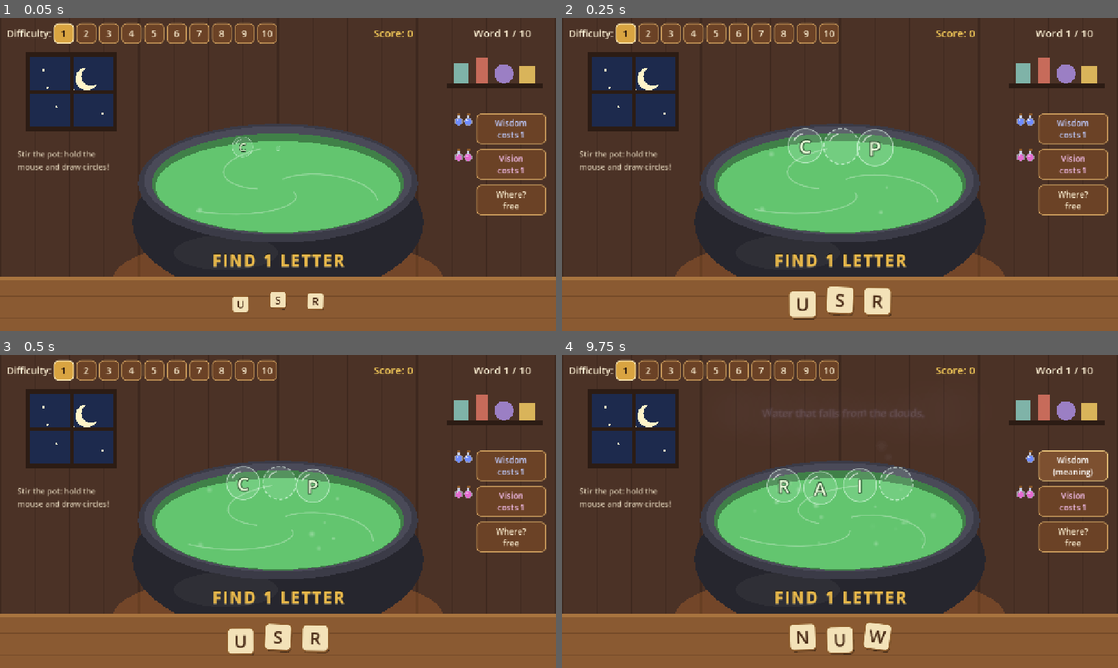
Above: before the commit, frames 1-4 (two rows, left to right).
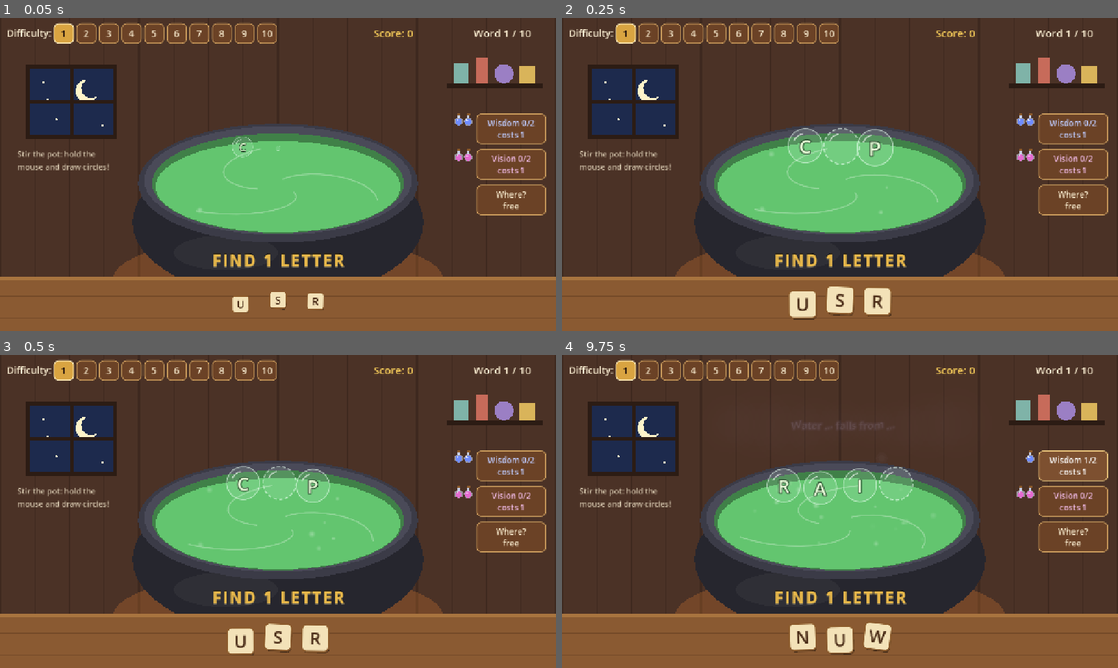
Above: after the commit, the same moments.

Repository: Kappakapawie/Spell-Cauldron
Game: Godot game, scene res://scenes/main.tscn
The game is run twice, just before and just after one commit, with the same random seed, the same clock (stepped at 60 frames per second) and the same inputs.
Inputs:
- Up to frame 1 (0.05 s): no input
- Up to frame 2 (0.25 s): no input
- Up to frame 3 (0.5 s): no input
- Up to frame 4 (9.75 s): click "1" at 0.5 s; click "2" at 1.25 s; click "3" at 2 s; click "4" at 2.75 s; click "5" at 3.5 s; click "6" at 4.25 s; click "7" at 5 s; click "8" at 5.75 s; click "9" at 6.5 s; click "10" at 7.25 s; click "Where? free" at 8 s; click "1" at 8.75 s; click "Wisdom costs 1" (after the commit: "Wisdom 0/2 costs 1") at 9.5 s

The runs differ from the first frame. In frame 1, 2.2% of the frame differs, in the area x 1-97%, y 3-46%; in frame 2, 2.2%; in frame 3, 2.2%; in frame 4, 2.6%.

Commit message:
Wisdom snippets, level-scaled reveals, level stars
- Wisdom reveals the meaning in snippets (longer words first, hidden
  parts shown as ...); each potion reveals more
- Easier levels need fewer potions for the full meaning / clearest
  picture: 2 on levels 1-3, 3 on 4-6, 4 on 7-10
- Points earned during a level run are saved in a star under the level
  button (best kept); a perfect run, where every reward potion became
  points, turns the star solid gold and conquers the level
- Tests cover snippets and a perfect conquering run

Co-Authored-By: Claude Opus 5.5 <noreply@anthropic.com>

Diff:
--- /dev/null
+++ b/scripts/level_star.gd
@@ -0,0 +1,54 @@
+class_name LevelStar
+extends Control
+
+## Small star under a level button showing your best points for that level.
+## Solid glowing gold = conquered (a perfect run: every reward potion became points).
+
+var played := false
+var best := 0
+var conquered := false
+
+
+func _init() -> void:
+	custom_minimum_size = Vector2(46, 42)
+	mouse_filter = Control.MOUSE_FILTER_IGNORE
+
+
+func set_record(p_played: bool, p_best: int, p_conquered: bool) -> void:
+	played = p_played
+	best = p_best
+	conquered = p_conquered
+	tooltip_text = "Conquered!" if conquered else ""
+	queue_redraw()
+
+
+func _process(_delta: float) -> void:
+	if conquered:
+		queue_redraw()  # gentle shimmer
+
+
+func _draw() -> void:
+	if not played:
+		return
+	var c := size * 0.5
+	var r := 21.0
+	var pts := PackedVector2Array()
+	for i in 10:
+		var a := -PI / 2 + i * PI / 5
+		var rad := r if i % 2 == 0 else r * 0.55
+		pts.append(c + Vector2(cos(a), sin(a)) * rad)
+	var font := ThemeDB.fallback_font
+	var fs := 13 if best < 100 else 11
+	var baseline := c.y + (font.get_ascent(fs) - font.get_descent(fs)) * 0.5 + 1.0
+	if conquered:
+		var shimmer := 0.5 + 0.5 * sin(Time.get_ticks_msec() / 400.0)
+		draw_circle(c, r + 3.0, Color(1.0, 0.85, 0.3, 0.12 + 0.12 * shimmer))
+		draw_colored_polygon(pts, Color("ffd45c"))
+		pts.append(pts[0])
+		draw_polyline(pts, Color("fff0b0"), 1.5, true)
+		draw_string(font, Vector2(0, baseline), str(best), HORIZONTAL_ALIGNMENT_CENTER, size.x, fs, Color("4a2c17"))
+	else:
+		draw_colored_polygon(pts, Color(1.0, 0.85, 0.4, 0.15))
+		pts.append(pts[0])
+		draw_polyline(pts, Color(1.0, 0.85, 0.4, 0.8), 1.5, true)
+		draw_string(font, Vector2(0, baseline), str(best), HORIZONTAL_ALIGNMENT_CENTER, size.x, fs, Color("fff3d6"))
--- a/scripts/main.gd
+++ b/scripts/main.gd
@@ -64,9 +64,14 @@
 
 ## Potion stock. Earned by brewing words, spent on the Wisdom / Vision buttons.
 var potions := {PotionArt.WISDOM: 2, PotionArt.VISION: 2}
-var wisdom_used := false   ## Wisdom already drunk for this word (then the meaning is free to reopen)
-var vision_level := 0      ## Vision potions drunk for this word (max VISION_STEPS.size())
-const VISION_STEPS := [0.22, 0.5, 0.78]  ## picture clarity after 1, 2, 3 Vision potions
+var wisdom_level := 0      ## Wisdom potions drunk for this word (max _reveal_steps())
+var wisdom_order: Array = []  ## order in which the meaning's words get revealed
+var vision_level := 0      ## Vision potions drunk for this word (max _reveal_steps())
+
+var level_points := 0      ## points earned (overflow potions) in the current level run
+var level_max_points := 0  ## points you'd get if every reward potion this run became points
+var level_records := {}    ## level -> {"best": int, "conquered": bool}
+var level_stars: Array[LevelStar] = []
 const SAVE_PATH := "user://save.cfg"
 var persist := true        ## false in tests, so they never touch the player's save
 var incoming := {}         ## kind -> reward potions still flying to their shelf
@@ -135,6 +140,10 @@
 	var settings: Dictionary = GameData.LEVELS[level - 1]
 	session_words = _pick_words(settings)
 	word_number = 0
+	level_points = 0
+	level_max_points = 0
+	for e in session_words:
+		level_max_points += _reward_for(String(e[0]).to_upper()) * POINTS_PER_POTION
 	complete_panel.visible = false
 	_start_word()
 
@@ -216,7 +225,8 @@
 		picture_tween.kill()
 	picture_alpha = 0.0
 	vision_level = 0
-	wisdom_used = false
+	wisdom_level = 0
+	wisdom_order = []
 	_update_potion_ui()
 
 
@@ -230,7 +240,21 @@
 
 func _show_level_complete() -> void:
 	busy = true
-	complete_label.text = "Level %d complete!\nYou brewed all %d words." % [level, GameData.WORDS_PER_LEVEL]
+	# Record this run's points under the level's star. Perfect = every reward potion became points.
+	var rec: Dictionary = level_records.get(level, {"best": 0, "conquered": false})
+	var was_conquered: bool = rec.conquered
+	var perfect := level_points >= level_max_points and level_max_points > 0
+	rec.best = maxi(int(rec.best), level_points)
+	rec.conquered = was_conquered or perfect
+	level_records[level] = rec
+	_save_game()
+	_update_level_stars()
+	var text := "Level %d complete!\nPoints: %d / %d" % [level, level_points, level_max_points]
+	if was_conquered:
+		text += "\nAlready conquered!"
+	elif perfect:
+		text += "\nPerfect - level conquered!"
+	complete_label.text = text
 	next_level_button.visible = level < GameData.LEVELS.size()
 	complete_panel.visible = true
 	sparkles.position = Vector2(640, 360)
@@ -659,7 +683,11 @@
 
 ## Potions earned for brewing a word: bigger words give more (1-4).
 func _potion_reward() -> int:
-	var n: int = String(puzzle.word).length()
+	return _reward_for(puzzle.word)
+
+
+func _reward_for(word: String) -> int:
+	var n := word.length()
 	if n <= 4:
 		return 1
 	if n <= 6:
@@ -669,21 +697,60 @@
 	return 4
 
 
+## How many potions it takes to learn everything. Easier levels reveal more per potion.
+func _reveal_steps() -> int:
+	if level <= 3:
+		return 2
+	if level <= 6:
+		return 3
+	return 4
+
+
+## Picture clarity after each Vision potion; the last step is always the clearest (0.85).
+func _vision_clarity(step: int) -> float:
+	return 0.85 * pow(float(step) / _reveal_steps(), 0.8)
+
+
 func _drink_wisdom() -> void:
 	if complete_panel.visible:
 		return
-	if wisdom_used:
-		thought.toggle()  # already paid: reopen for free
+	if wisdom_level >= _reveal_steps():
+		thought.toggle()  # already know it all: reopen for free
 		return
 	if not _pay(PotionArt.WISDOM):
 		return
-	wisdom_used = true
-	thought.show_text(puzzle.meaning)
+	wisdom_level += 1
+	thought.show_text(_meaning_snippet())
 	_update_potion_ui()
 
 
+## The meaning with only some words revealed; hidden stretches become "…".
+## Each Wisdom potion reveals more, longer (more useful) words first.
+func _meaning_snippet() -> String:
+	var words: PackedStringArray = String(puzzle.meaning).split(" ", false)
+	if wisdom_order.size() != words.size():
+		var long: Array = []
+		var short: Array = []
+		for i in words.size():
+			(long if words[i].length() > 3 else short).append(i)
+		long.shuffle()
+		short.shuffle()
+		wisdom_order = long + short
+	var count := ceili(words.size() * float(wisdom_level) / _reveal_steps())
+	var shown := {}
+	for i in count:
+		shown[wisdom_order[i]] = true
+	var parts: Array = []
+	for i in words.size():
+		if shown.has(i):
+			parts.append(words[i])
+		elif parts.is_empty() or parts[-1] != "…":
+			parts.append("…")
+	return " ".join(parts)
+
+
 func _drink_vision() -> void:
-	if complete_panel.visible or vision_level >= VISION_STEPS.size():
+	if complete_panel.visible or vision_level >= _reveal_steps():
 		return
 	if not _pay(PotionArt.VISION):
 		return
@@ -691,7 +758,7 @@
 	if picture_tween:
 		picture_tween.kill()
 	picture_tween = create_tween()
-	picture_tween.tween_property(self, "picture_alpha", VISION_STEPS[vision_level - 1], 1.5) \
+	picture_tween.tween_property(self, "picture_alpha", _vision_clarity(vision_level), 1.5) \
 		.set_trans(Tween.TRANS_SINE)
 	_update_potion_ui()
 
@@ -715,6 +782,12 @@
 	for kind in potions.keys():
 		potions[kind] = int(cfg.get_value("potions", kind, potions[kind]))
 	score = int(cfg.get_value("progress", "score", 0))
+	for n in range(1, GameData.LEVELS.size() + 1):
+		if cfg.has_section_key("levels", "best_%d" % n):
+			level_records[n] = {
+				"best": int(cfg.get_value("levels", "best_%d" % n, 0)),
+				"conquered": bool(cfg.get_value("levels", "conquered_%d" % n, false)),
+			}
 	# Older saves could hold more than the cap: turn the extra into points.
 	for kind in potions.keys():
 		if potions[kind] > POTION_CAP:
@@ -730,6 +803,9 @@
 	for kind in potions.keys():
 		cfg.set_value("potions", kind, potions[kind])
 	cfg.set_value("progress", "score", score)
+	for n in level_records:
+		cfg.set_value("levels", "best_%d" % n, level_records[n].best)
+		cfg.set_value("levels", "conquered_%d" % n, level_records[n].conquered)
 	cfg.save(SAVE_PATH)
 
 
@@ -760,6 +836,7 @@
 			# Shelf is full: this potion turns into points.
 			score += POINTS_PER_POTION
 			score_incoming += POINTS_PER_POTION
+			level_points += POINTS_PER_POTION
 			var target := score_label.global_position + score_label.size * 0.5
 			tw.tween_property(fly, "position", target, 0.55)
 			tw.parallel().tween_property(fly, "scale", Vector2.ONE * 0.6, 0.55)
@@ -772,6 +849,16 @@
 	_update_potion_ui()
 
 
+func _update_level_stars() -> void:
+	for i in level_stars.size():
+		var n := i + 1
+		if level_records.has(n):
+			var rec: Dictionary = level_records[n]
+			level_stars[i].set_record(true, int(rec.best), bool(rec.conquered))
+		else:
+			level_stars[i].set_record(false, 0, false)
+
+
 func _pop_score() -> void:
 	score_label.pivot_offset = score_label.size * 0.5
 	var tw := score_label.create_tween().set_trans(Tween.TRANS_BACK).set_ease(Tween.EASE_OUT)
@@ -786,19 +873,20 @@
 	for kind in shelves:
 		(shelves[kind] as PotionShelf).count = potions[kind] - incoming.get(kind, 0)
 	score_label.text = "Score: %d" % (score - score_incoming)
+	var steps := _reveal_steps()
 	var wisdom: Button = potion_buttons[PotionArt.WISDOM]
-	if wisdom_used:
-		wisdom.text = "Wisdom\n(meaning)"
-		wisdom.disabled = false
+	if wisdom_level >= steps:
+		wisdom.text = "Wisdom\n(all known)"
+		wisdom.disabled = false  # free to reopen the thought
 	else:
-		wisdom.text = "Wisdom\ncosts %d" % cost
+		wisdom.text = "Wisdom %d/%d\ncosts %d" % [wisdom_level, steps, cost]
 		wisdom.disabled = potions[PotionArt.WISDOM] < cost
 	var vision: Button = potion_buttons[PotionArt.VISION]
-	if vision_level >= VISION_STEPS.size():
+	if vision_level >= steps:
 		vision.text = "Vision\n(clearest)"
 		vision.disabled = true
 	else:
-		vision.text = "Vision\ncosts %d" % cost
+		vision.text = "Vision %d/%d\ncosts %d" % [vision_level, steps, cost]
 		vision.disabled = potions[PotionArt.VISION] < cost
 
 
@@ -820,7 +908,7 @@
 	for x in range(0, 1281, 80):
 		draw_line(Vector2(x, 0), Vector2(x, 600), Color("3e291f"), 3.0)
 	# Window with a moon
-	var win := Rect2(70, 90, 190, 160)
+	var win := Rect2(70, 118, 190, 150)
 	draw_rect(win.grow(10), Color("2c1c14"))
 	draw_rect(win, Color("1d2a4d"))
 	draw_circle(win.position + Vector2(130, 50), 26, Color("fff4c9"))
@@ -1024,13 +1112,24 @@
 	top.add_theme_constant_override("separation", 6)
 	root.add_child(top)
 	var lvl := _label("Difficulty:", 22)
+	lvl.custom_minimum_size = Vector2(0, 46)
+	lvl.vertical_alignment = VERTICAL_ALIGNMENT_CENTER
+	lvl.size_flags_vertical = Control.SIZE_SHRINK_BEGIN
 	top.add_child(lvl)
 	for i in range(1, GameData.LEVELS.size() + 1):
+		var col := VBoxContainer.new()
+		col.mouse_filter = Control.MOUSE_FILTER_IGNORE
+		col.add_theme_constant_override("separation", 2)
+		top.add_child(col)
 		var b := _button(str(i), Vector2(46, 46))
 		b.toggle_mode = true
 		b.pressed.connect(_start_level.bind(i))
-		top.add_child(b)
+		col.add_child(b)
 		level_buttons.append(b)
+		var star := LevelStar.new()
+		col.add_child(star)
+		level_stars.append(star)
+	_update_level_stars()
 
 	progress_label = _label("", 24)
 	progress_label.position = Vector2(1090, 18)
@@ -1049,7 +1148,7 @@
 	# Meaning hint (Wisdom potion): a floating thought
 	thought = ThoughtCloud.new()
 	root.add_child(thought)
-	thought.setup(Vector2(640, 140))
+	thought.setup(Vector2(640, 168))
 
 	# Action buttons
 	var side := VBoxContainer.new()
--- a/tests/smoke_test.gd
+++ b/tests/smoke_test.gd
@@ -85,6 +85,35 @@
 			_fail("level %d: correct answer did not advance (word %s)" % [lvl, word])
 		else:
 			print("level %d ok: %s" % [lvl, word])
+	# Wisdom snippets: partial first, full meaning after all steps.
+	main._start_level(7)
+	await process_frame
+	main.potions = {PotionArt.WISDOM: 10, PotionArt.VISION: 10}
+	main._drink_wisdom()
+	var first: String = main._meaning_snippet()
+	if not first.contains("…"):
+		_fail("first Wisdom potion revealed everything: %s" % first)
+	for i in main._reveal_steps():
+		main.potions[PotionArt.WISDOM] = 10  # level 7 costs 3 per drink
+		main._drink_wisdom()
+	if main._meaning_snippet() != main.puzzle.meaning:
+		_fail("all Wisdom potions did not reveal the full meaning")
+	print("snippet after 1 potion: ", first)
+
+	# A perfect level 1 run (shelves full, nothing spent) conquers the level.
+	main._start_level(1)
+	await process_frame
+	main.potions = {PotionArt.WISDOM: main.POTION_CAP, PotionArt.VISION: main.POTION_CAP}
+	for w in GameData.WORDS_PER_LEVEL:
+		var word: String = main.puzzle.word
+		_solve(main, word, false)
+		await main._stir()
+	var rec: Dictionary = main.level_records.get(1, {})
+	if rec.is_empty() or not rec.conquered or rec.best != main.level_max_points:
+		_fail("perfect level 1 run was not recorded as conquered: %s" % rec)
+	else:
+		print("level 1 conquered with ", rec.best, " points")
+
 	print("RESULT: ", "PASS" if failures == 0 else "%d FAILURES" % failures)
 	quit(1 if failures > 0 else 0)
 
Not shown, added: scripts/level_star.gd.uid
Not shown, changed: PLAN.md
